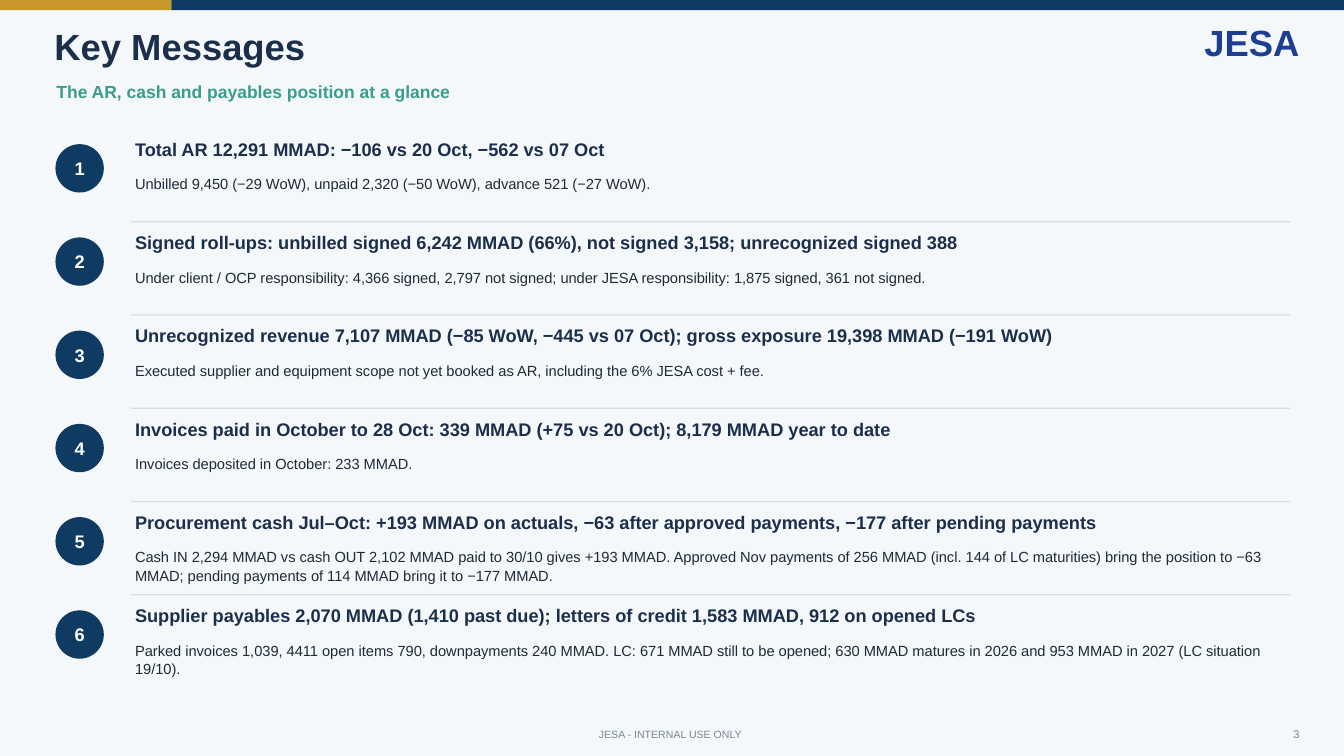
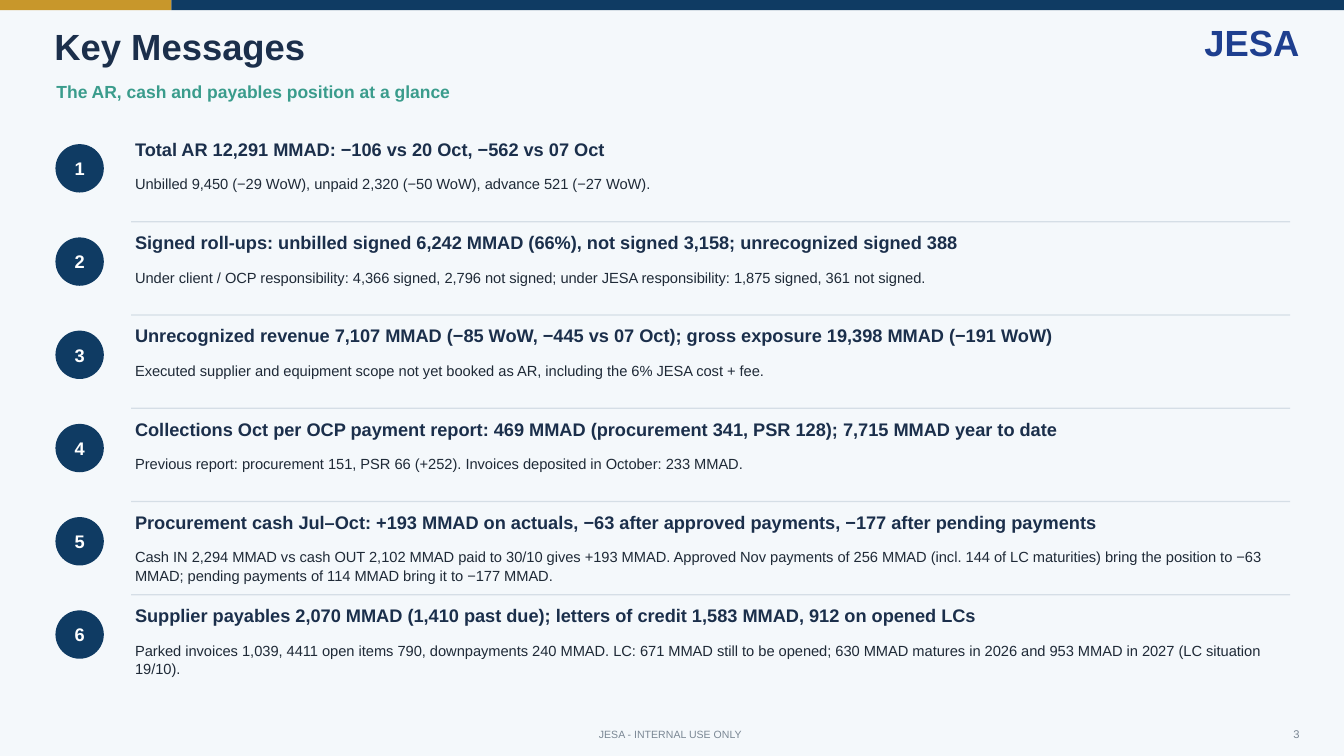
Before and after one commit to cherkaouihassan-art/Skills-Repo, a slide deck: slide 3 of weekly-ar-cash-deck/output/JESA_AR_Cash_Position_Nov_W1_2026-11-04_DRAFT.pptx. Drawn at 1344x756 pixels with LibreOffice and Linux fonts; fonts in the diff are those of the drawing. Boxes give left, top, right and bottom in pixels: in the first picture for what was removed or moved away, otherwise in the second. Text is boxed around its words. In the diff, an @@ line names an element or a change of style, - is before the commit and + after.

```diff
--- a/weekly-ar-cash-deck/output/JESA_AR_Cash_Position_Nov_W1_2026-11-04_DRAFT.pptx
+++ b/weekly-ar-cash-deck/output/JESA_AR_Cash_Position_Nov_W1_2026-11-04_DRAFT.pptx
@@ text at (x1=135, y1=272, x2=925, y2=286): text changed @@
-Under client / OCP responsibility: 4,366 signed, 2,797 not signed; under JESA responsibility: 1,875 signed, 361 not signed.
+Under client / OCP responsibility: 4,366 signed, 2,796 not signed; under JESA responsibility: 1,875 signed, 361 not signed.
@@ text at (x1=135, y1=422, x2=1057, y2=440): text changed @@
-Invoices paid in October to 28 Oct: 339 MMAD (+75 vs 20 Oct); 8,179 MMAD year to date
+Collections Oct per OCP payment report: 469 MMAD (procurement 341, PSR 128); 7,715 MMAD year to date
@@ text at (x1=135, y1=458, x2=743, y2=472): text changed @@
-Invoices deposited in October: 233 MMAD.
+Previous report: procurement 151, PSR 66 (+252). Invoices deposited in October: 233 MMAD.
```
Also in this commit, not shown: 37 other slides changed, 1 slide removed, 10 other files.
